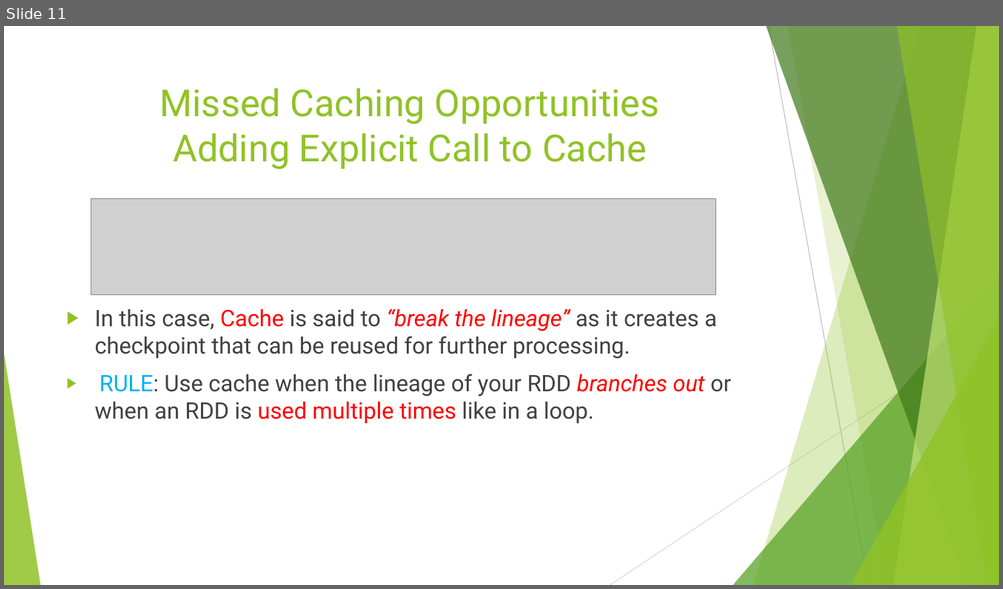
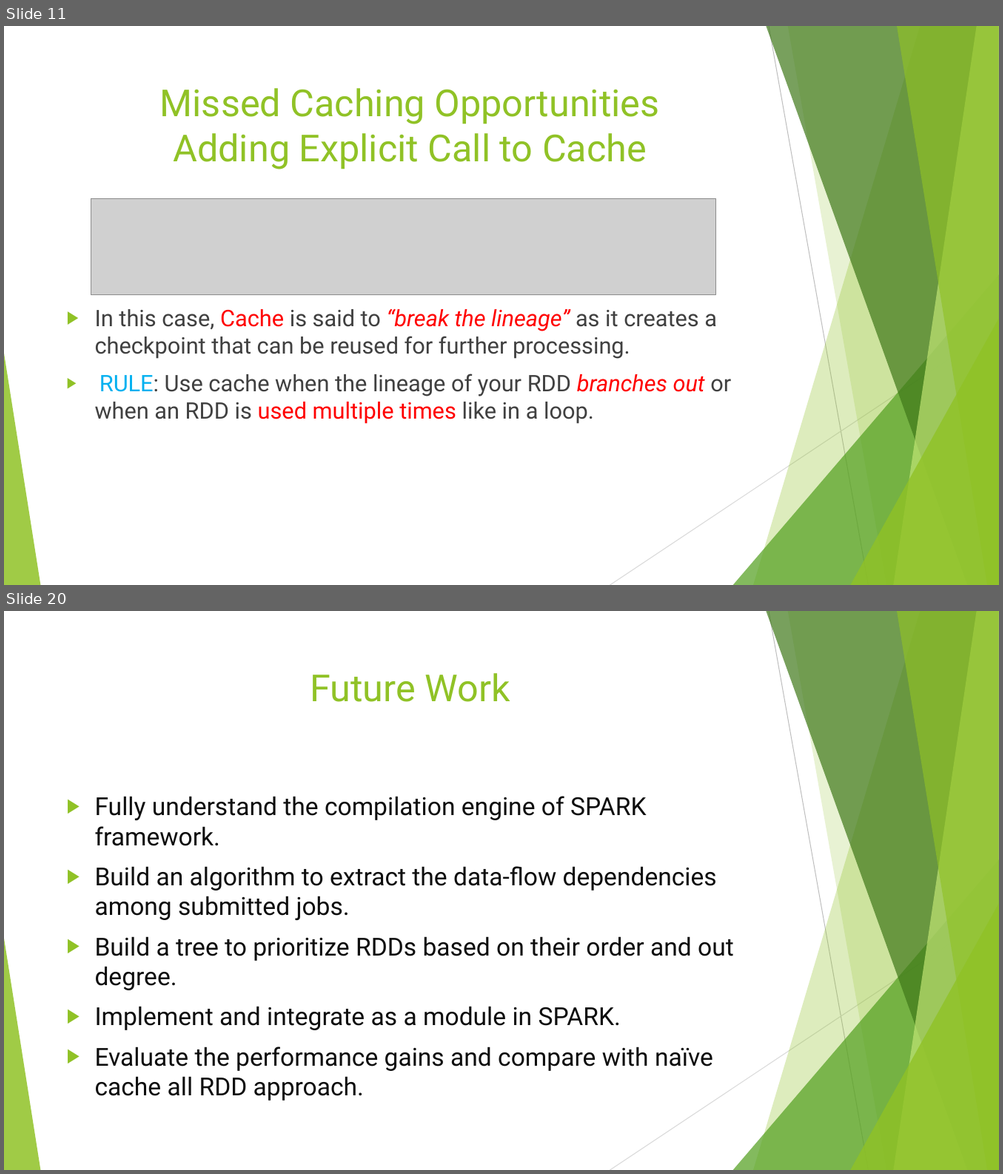
Before and after one commit to ahmedcs/COMP6611B, a slide deck: COMP6611B-Final-Presentation.pptx. Shown one above the other, each under a label of ours: slide 11 before the commit, slides 11 and 20 after it; the slides between them are not shown. The pictures are 1003x589 and 1003x1174 pixels, drawn with LibreOffice and Linux fonts; fonts in the diff are those of the drawing; grey boxes stand for pictures. Boxes give left, top, right and bottom in pixels: in the first picture for what was removed or moved away, otherwise in the second. Text is boxed around its words. In the diff, an @@ line names an element or a change of style, - is before the commit and + after.

```diff
--- a/COMP6611B-Final-Presentation.pptx
+++ b/COMP6611B-Final-Presentation.pptx
@@ slide 20 added at box(4, 611, 999, 1170), background #FFFFFF; not listed: 10 template elements that a slide beside it also shows @@
@@ title added at box(310, 673, 509, 702), 36 pt, text #90C226 @@
+Future Work
@@ text added at box(95, 796, 734, 1101), 24 pt, text #0D0D0D @@
+▶ Fully understand the compilation engine of SPARK framework.
+▶ Build an algorithm to extract the data-flow dependencies among submitted jobs.
+▶ Build a tree to prioritize RDDs based on their order and out degree.
+▶ Implement and integrate as a module in SPARK.
+▶ Evaluate the performance gains and compare with naïve cache all RDD approach.
```
Also in this commit, not shown: 2 slides changed, 8 other slides added.
